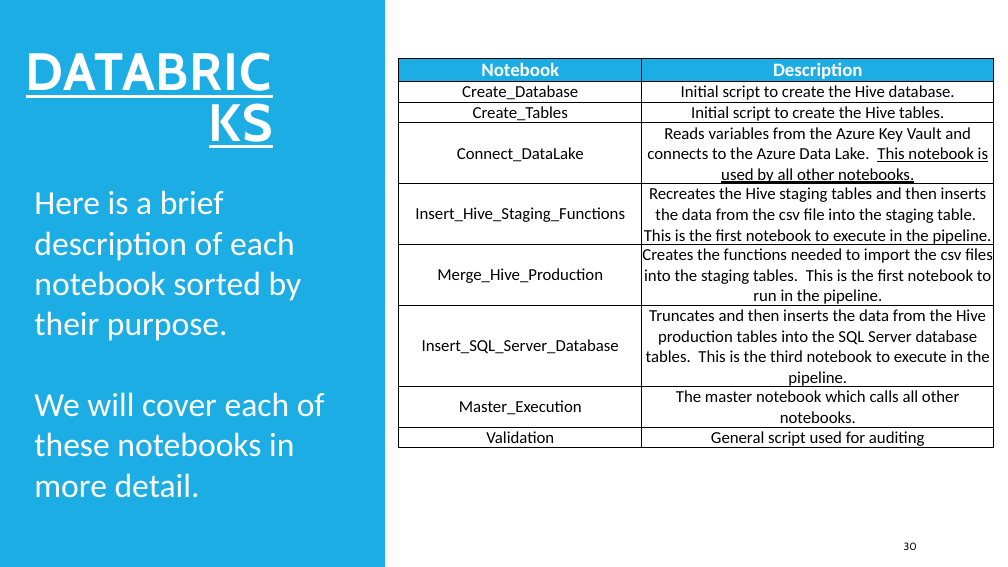
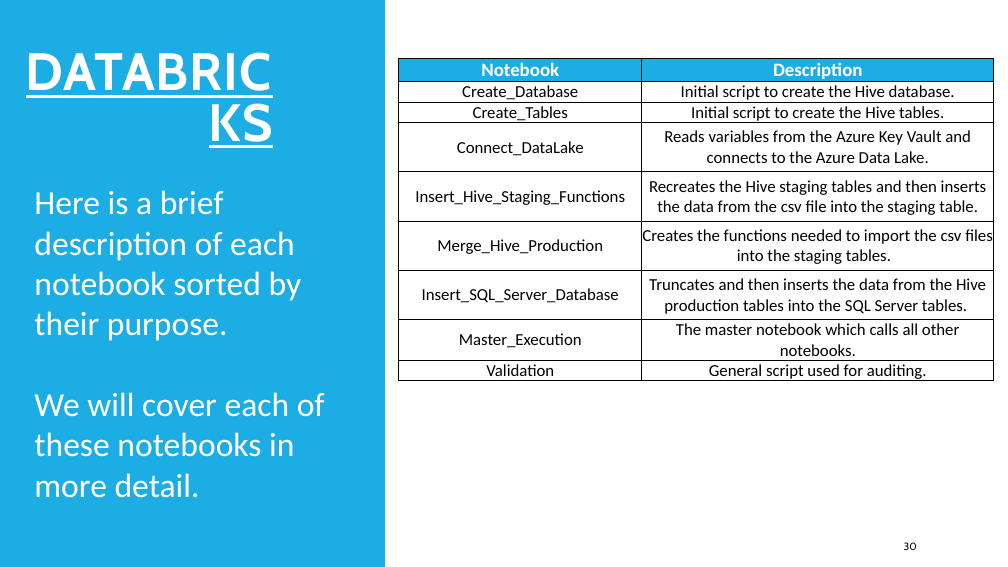
Before and after one commit to smpetersgithub/AdvancedSQLPuzzles, a slide deck: slide 30 of Suppliers and Parts Hive Demo/Azure Databricks Spark Hive Demo Powerpoint.pptx. Drawn at 1008x567 pixels with LibreOffice and Linux fonts; fonts in the diff are those of the drawing. Boxes give left, top, right and bottom in pixels: in the first picture for what was removed or moved away, otherwise in the second. Text is boxed around its words. In the diff, an @@ line names an element or a change of style, - is before the commit and + after.

```diff
--- a/Suppliers and Parts Hive Demo/Azure Databricks Spark Hive Demo Powerpoint.pptx
+++ b/Suppliers and Parts Hive Demo/Azure Databricks Spark Hive Demo Powerpoint.pptx
@@ table at (399, 58, 994, 385) @@
-row 4, column 2: Reads variables from the Azure Key Vault and connects to the Azure Data Lake. This notebook is used by all other notebooks.
+row 4, column 2: Reads variables from the Azure Key Vault and connects to the Azure Data Lake.
-row 5, column 2: Recreates the Hive staging tables and then inserts the data from the csv file into the staging table. This is the first notebook to execute in the pipeline.
+row 5, column 2: Recreates the Hive staging tables and then inserts the data from the csv file into the staging table.
-row 6, column 2: Creates the functions needed to import the csv files into the staging tables. This is the first notebook to run in the pipeline.
+row 6, column 2: Creates the functions needed to import the csv files into the staging tables.
-row 7, column 2: Truncates and then inserts the data from the Hive production tables into the SQL Server database tables. This is the third notebook to execute in the pipeline.
+row 7, column 2: Truncates and then inserts the data from the Hive production tables into the SQL Server tables.
-row 9, column 2: General script used for auditing
+row 9, column 2: General script used for auditing.
```
Also in this commit, not shown: 41 other slides changed, 1 other file.
